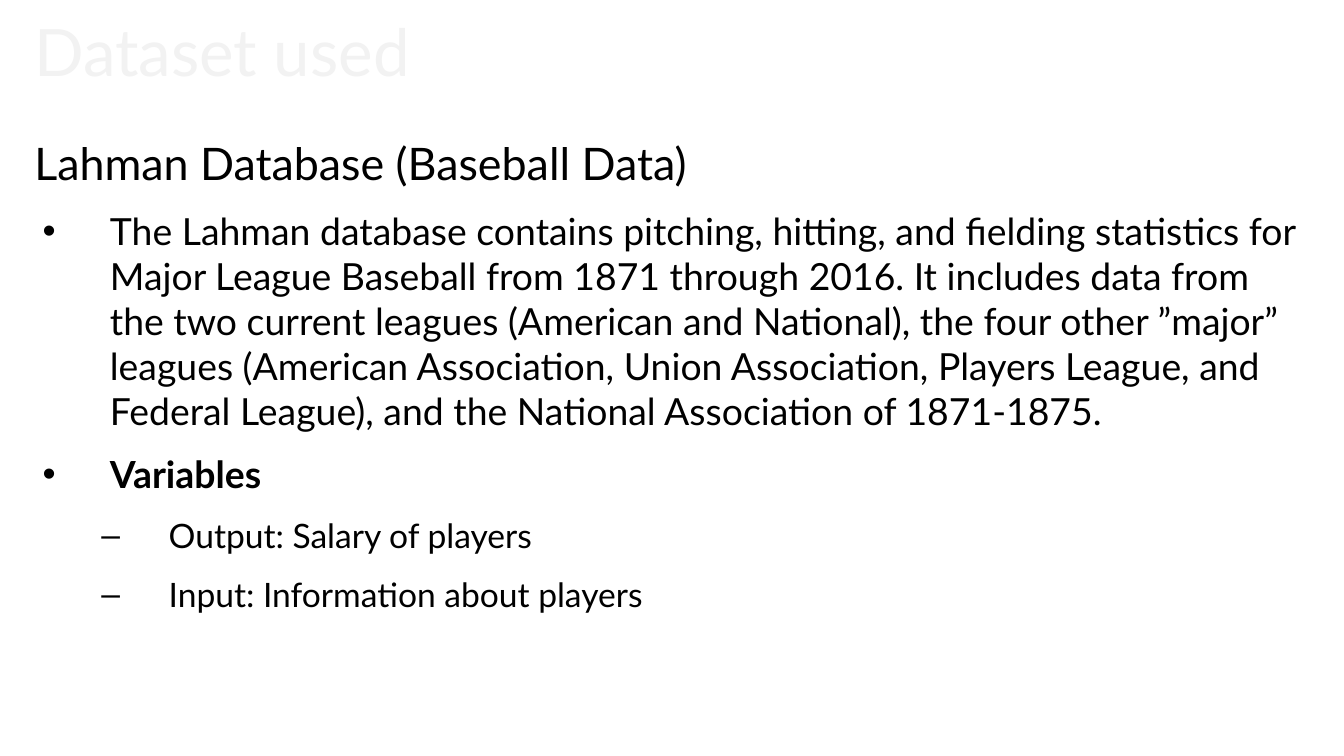
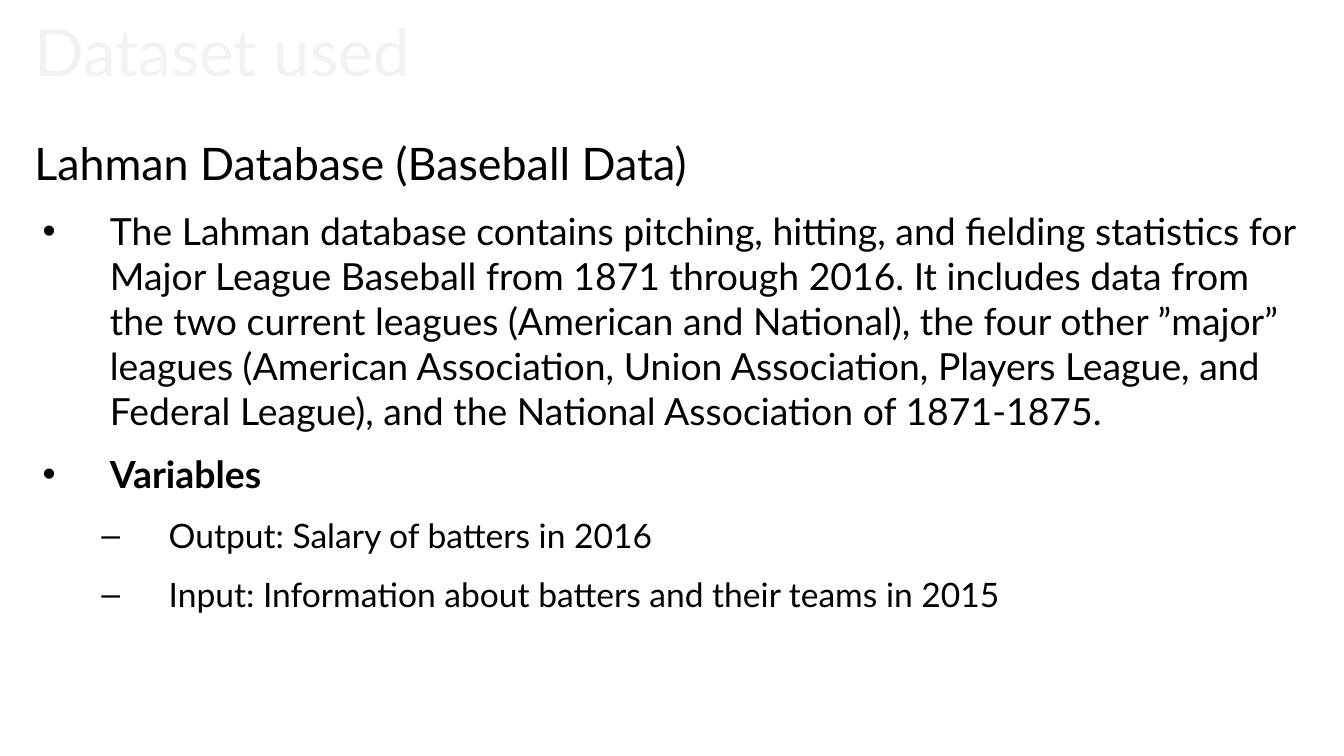
Before and after one commit to yinkaihsu/MSP-Lecture-R-Introduction, a slide deck: slide 5 of MSP_RIntoduction_IanHsu_20171025.pptx. Drawn at 1344x756 pixels with LibreOffice and Linux fonts; fonts in the diff are those of the drawing; background and template pictures are left out. Boxes give left, top, right and bottom in pixels: in the first picture for what was removed or moved away, otherwise in the second. Text is boxed around its words. In the diff, an @@ line names an element or a change of style, - is before the commit and + after.

Commit message:
Slides of Lecture
This is the slides of lecture in NTU on 171025.

```diff
--- a/MSP_RIntoduction_IanHsu_20171025.pptx
+++ b/MSP_RIntoduction_IanHsu_20171025.pptx
@@ text at (169,523,999,613): text changed @@
-  – Output: Salary of players
-  – Input: Information about players
+  – Output: Salary of batters in 2016
+  – Input: Information about batters and their teams in 2015
```
Also in this commit, not shown: 6 other slides changed, 1 slide added.
